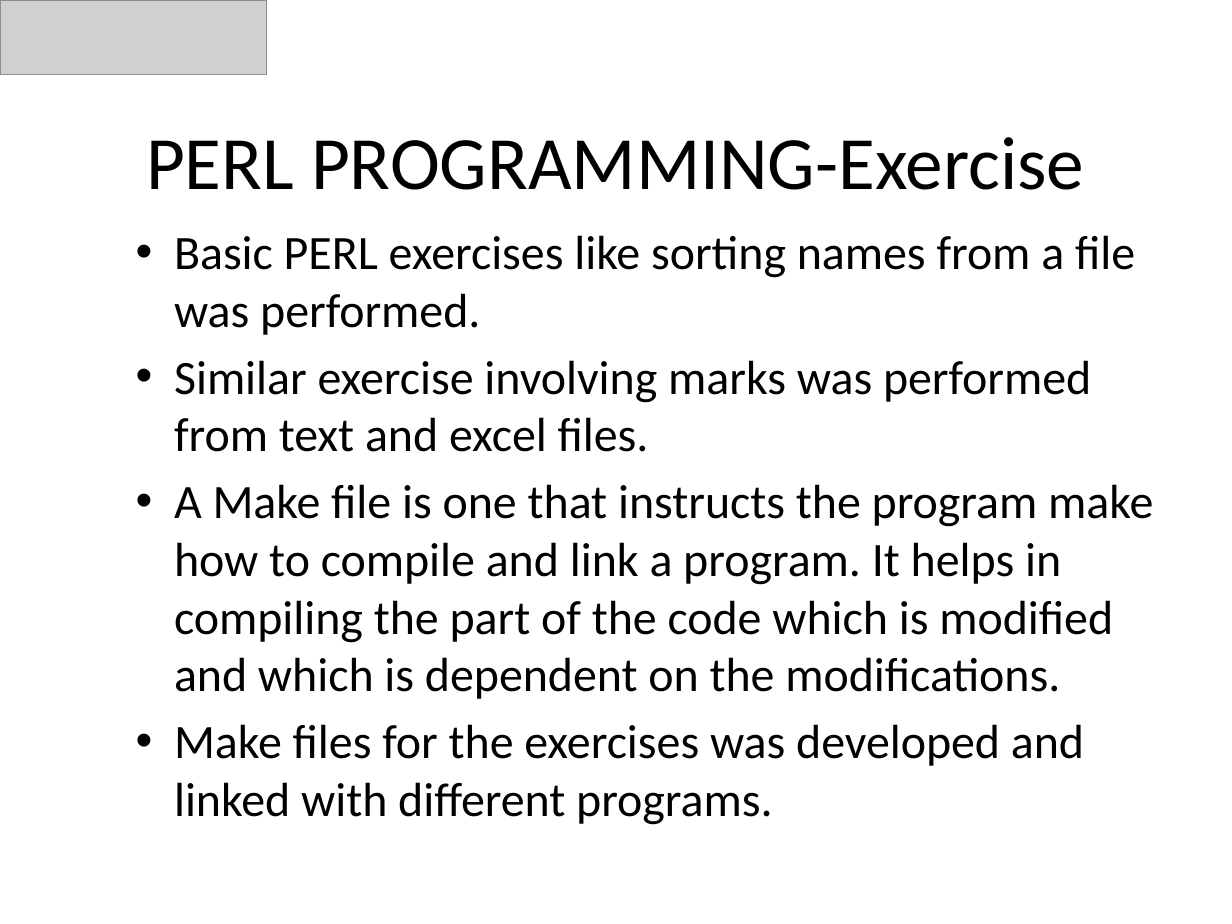
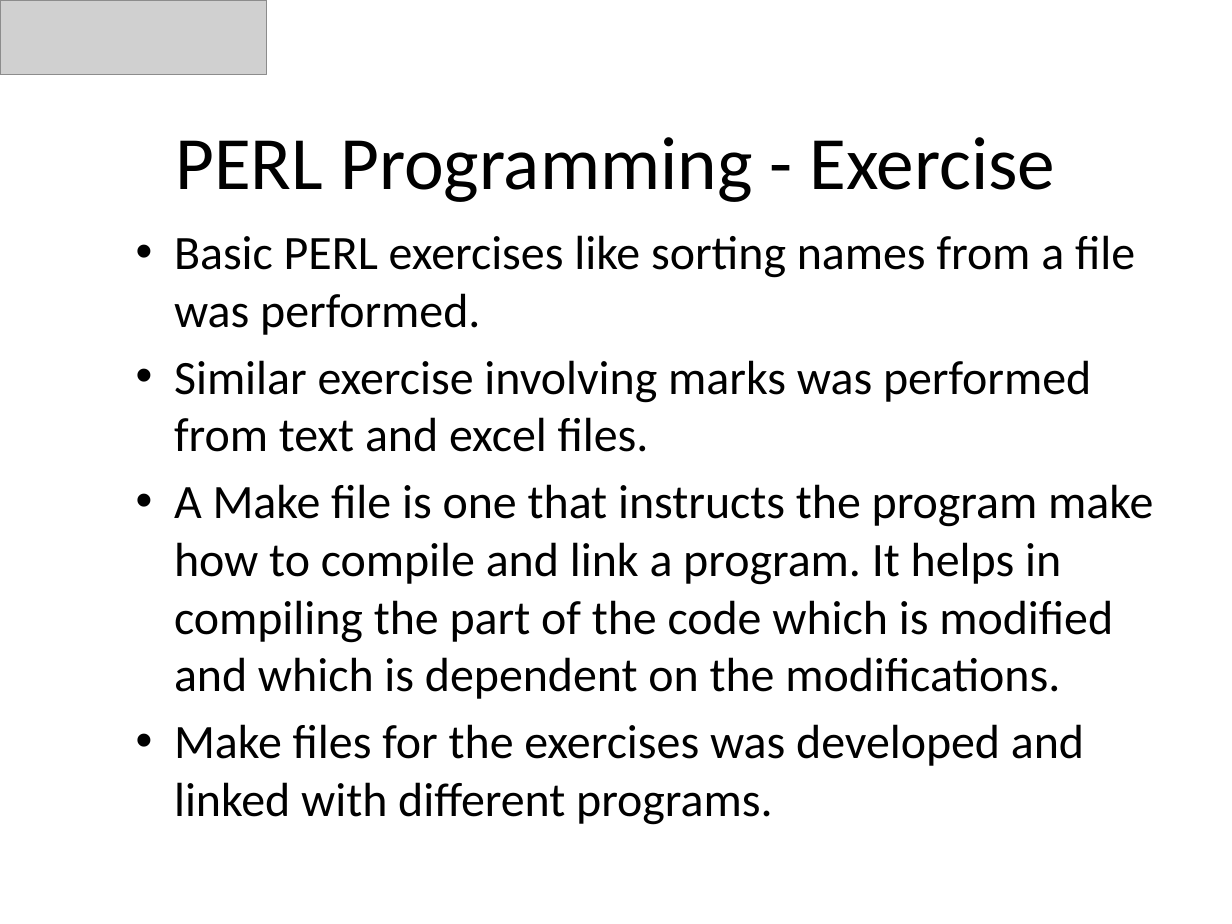
Before and after one commit to KishanVasu/Hello-world, a slide deck: slide 7 of SV [Autosaved].pptx (slide 6 before the commit). Drawn at 1232x924 pixels with LibreOffice and Linux fonts; fonts in the diff are those of the drawing; grey boxes stand for pictures. Boxes give left, top, right and bottom in pixels: in the first picture for what was removed or moved away, otherwise in the second. Text is boxed around its words. In the diff, an @@ line names an element or a change of style, - is before the commit and + after.

```diff
--- a/SV [Autosaved].pptx
+++ b/SV [Autosaved].pptx
@@ title at (175,137,1056,202): text changed @@
-PERL PROGRAMMING-Exercise
+PERL Programming - Exercise
```
Also in this commit, not shown: 18 other slides changed, 10 slides added, 1 slide removed.
